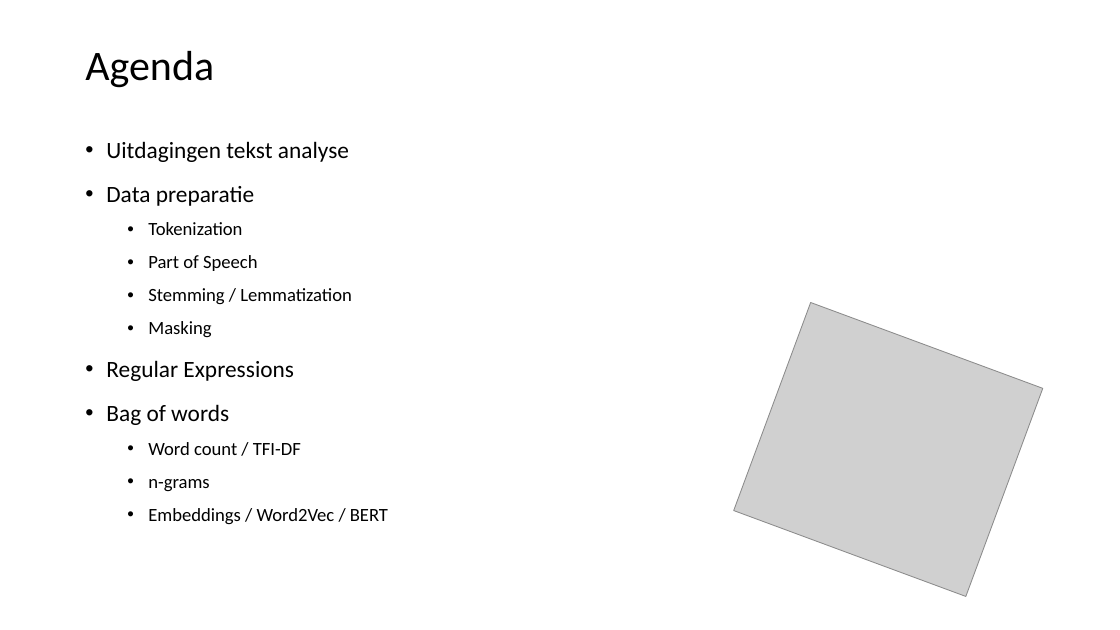
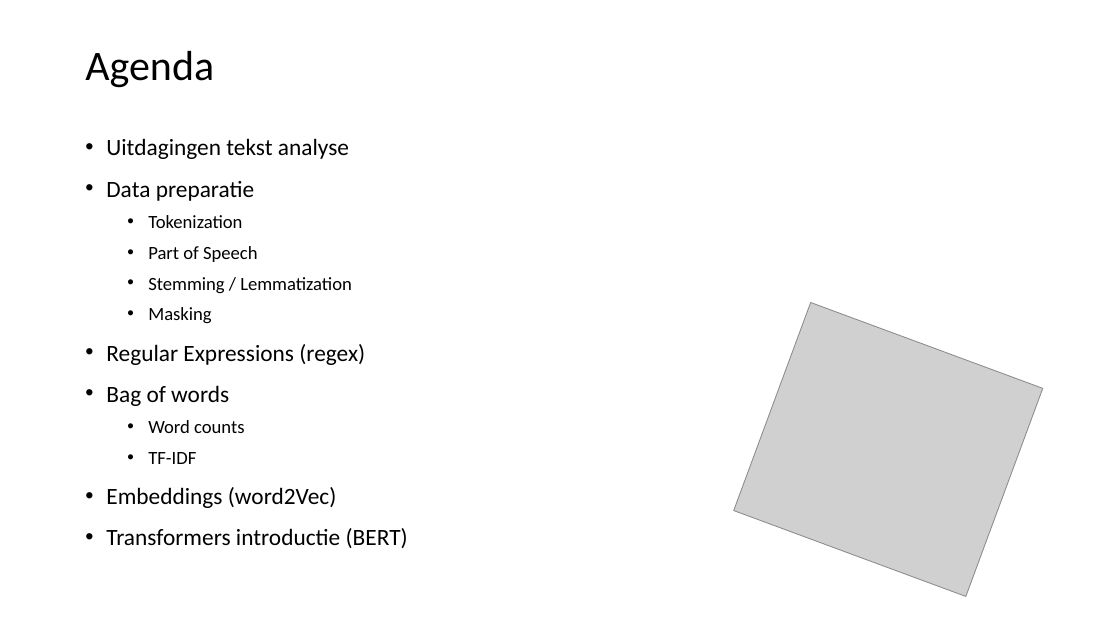
Before and after one commit to LFKoning/knowledge-sharing, a slide deck: slide 2 of python_trainees/5_nlp/python_traineeship_5.pptx. Drawn at 1120x630 pixels with LibreOffice and Linux fonts; fonts in the diff are those of the drawing; grey boxes stand for pictures. Boxes give left, top, right and bottom in pixels: in the first picture for what was removed or moved away, otherwise in the second. Text is boxed around its words. In the diff, an @@ line names an element or a change of style, - is before the commit and + after.

Commit message:
Update python trainees regex slides

```diff
--- a/python_trainees/5_nlp/python_traineeship_5.pptx
+++ b/python_trainees/5_nlp/python_traineeship_5.pptx
@@ text at [106, 138, 352, 406]: line spacing 0.9 to 0.8 @@
@@ text at [106, 344, 365, 365]: text changed @@
-• Regular Expressions
+• Regular Expressions (regex)
@@ text at [106, 420, 408, 548]: text changed; size 16 to 20 pt @@
-  • Word count / TFI-DF
-  • n-grams
-  • Embeddings / Word2Vec / BERT
+  • Word counts
+  • TF-IDF
+• Embeddings (word2Vec)
+• Transformers introductie (BERT)
```
Also in this commit, not shown: 3 other slides changed, 28 slides added, 3 slides removed, 3 other files.
